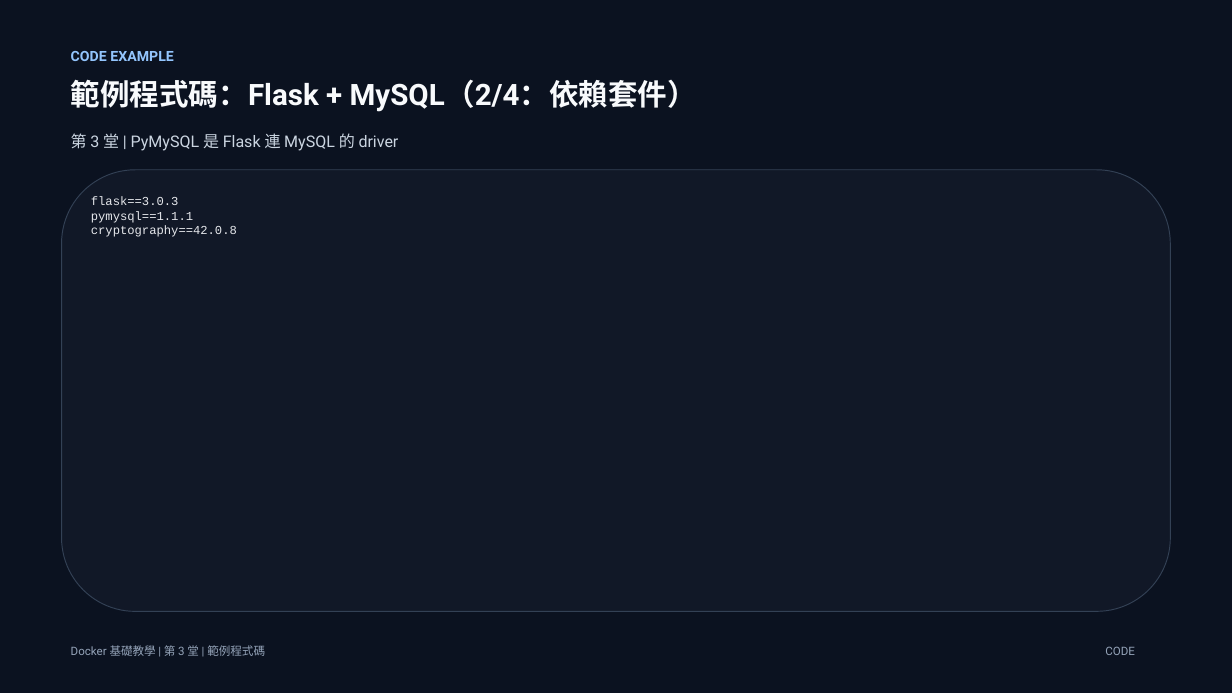
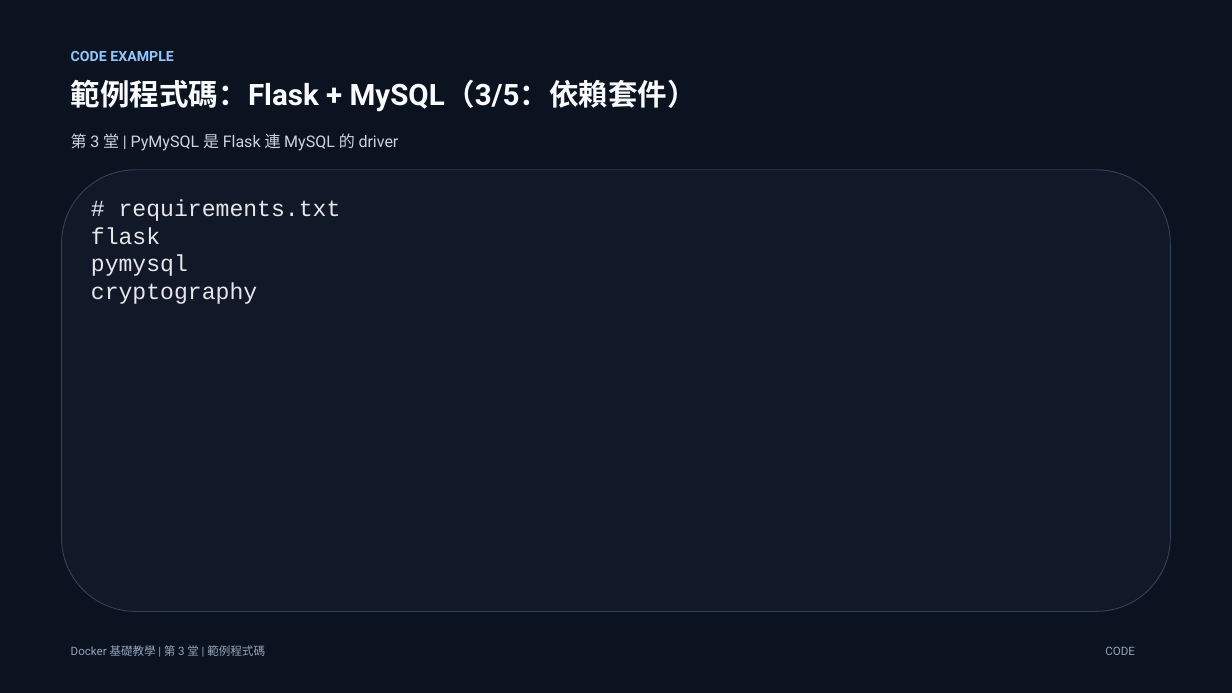
Before and after one commit to lalalalaluk/docker-practice, a slide deck: slide 28 of slides/docker-session3-mysql-compose.pptx (slide 26 before the commit). Drawn at 1232x693 pixels with LibreOffice and Linux fonts; fonts in the diff are those of the drawing. Boxes give left, top, right and bottom in pixels: in the first picture for what was removed or moved away, otherwise in the second. Text is boxed around its words. In the diff, an @@ line names an element or a change of style, - is before the commit and + after.

```diff
--- a/slides/docker-session3-mysql-compose.pptx
+++ b/slides/docker-session3-mysql-compose.pptx
@@ text at box(71, 79, 697, 112): text changed @@
-範例程式碼：Flask + MySQL（2/4：依賴套件）
+範例程式碼：Flask + MySQL（3/5：依賴套件）
@@ text at box(91, 199, 341, 304): text changed; size 9.5 to 18 pt @@
-flask==3.0.3
-pymysql==1.1.1
-cryptography==42.0.8
+# requirements.txt
+flask
+pymysql
+cryptography
```
Also in this commit, not shown: 13 other slides changed, 2 slides added, 27 slides removed.
